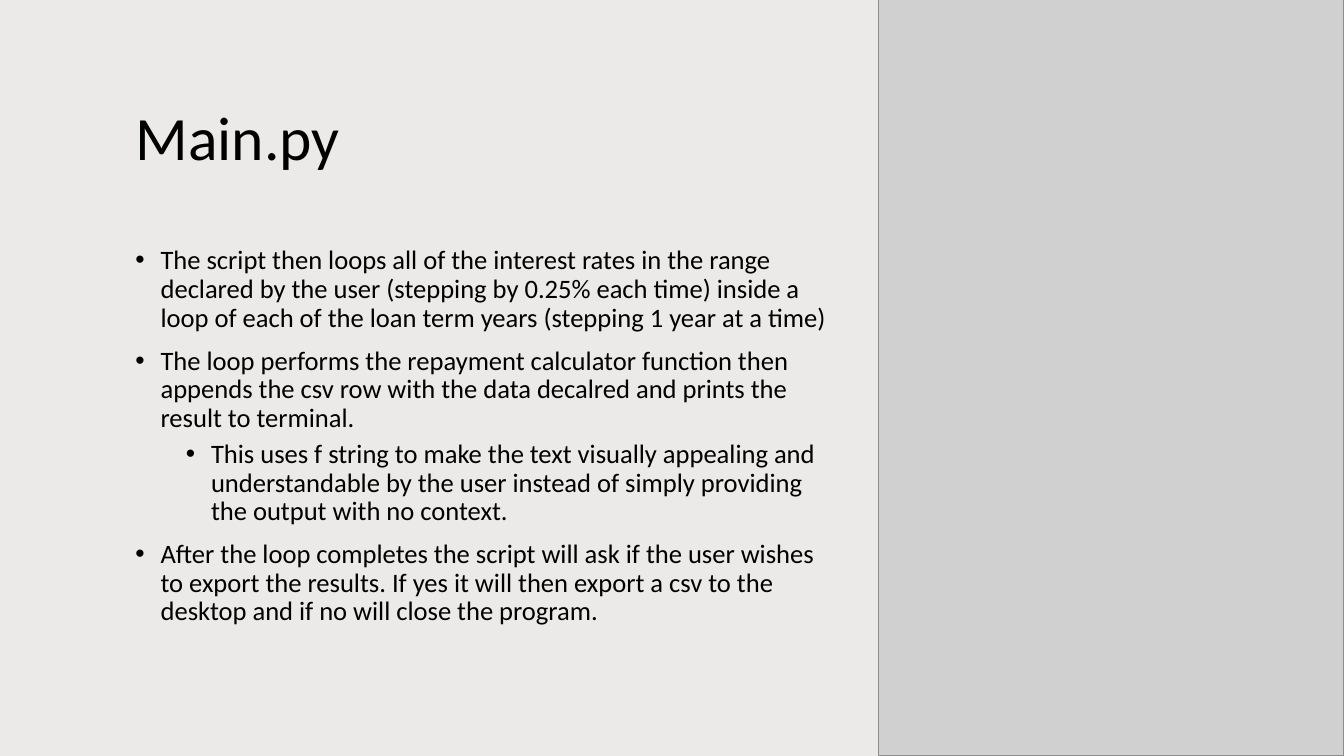
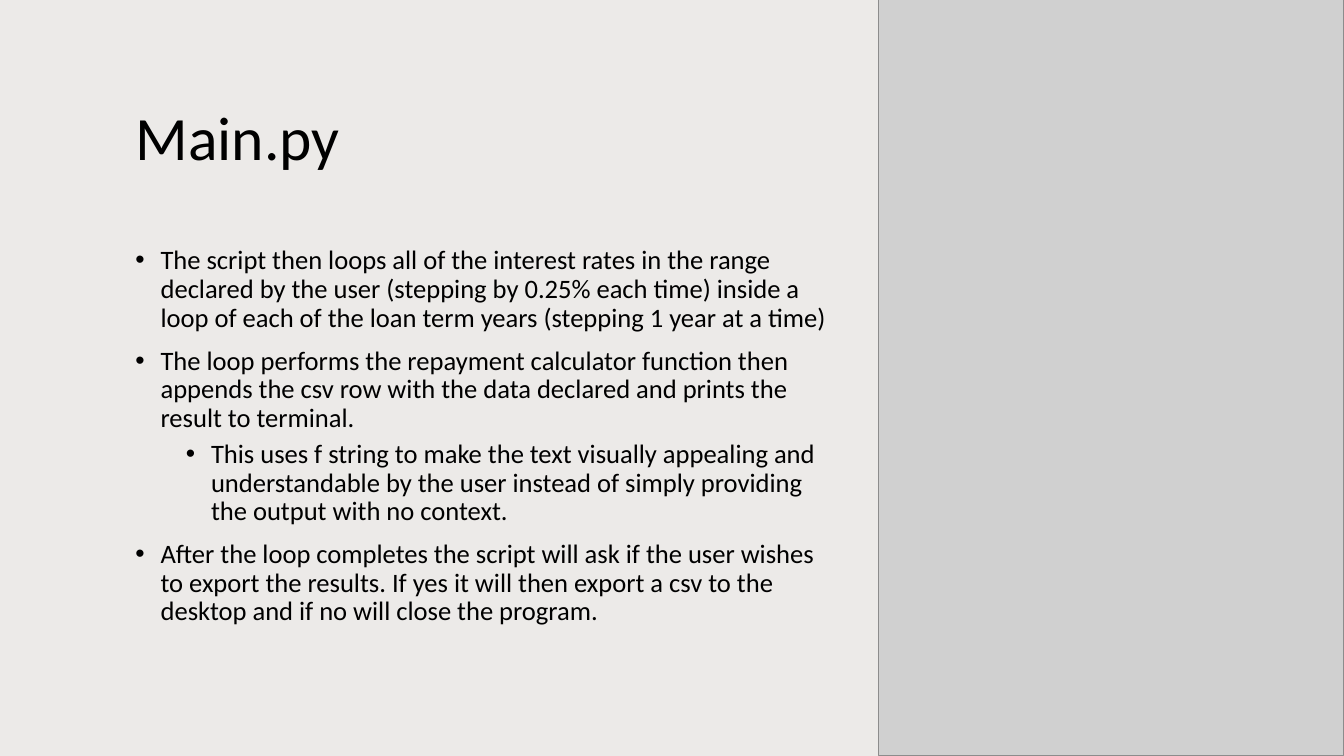
Before and after one commit to dilbot-cot/coder_academy_assignments, a slide deck: slide 11 of dilloncotter_T1A3/ppt/Presentation.pptx. Drawn at 1344x756 pixels with LibreOffice and Linux fonts; fonts in the diff are those of the drawing; grey boxes stand for pictures. Boxes give left, top, right and bottom in pixels: in the first picture for what was removed or moved away, otherwise in the second. Text is boxed around its words. In the diff, an @@ line names an element or a change of style, - is before the commit and + after.

```diff
--- a/dilloncotter_T1A3/ppt/Presentation.pptx
+++ b/dilloncotter_T1A3/ppt/Presentation.pptx
@@ text at [161,351,788,428]: text changed @@
-• The loop performs the repayment calculator function then appends the csv row with the data decalred and prints the result to terminal.
+• The loop performs the repayment calculator function then appends the csv row with the data declared and prints the result to terminal.
```
Also in this commit, not shown: 8 other slides changed, 3 other files.
